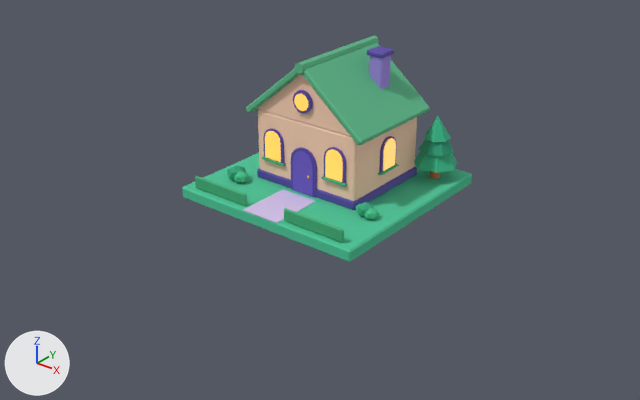
An edit to the glTF model assets/models/buildings/bld_house_peach.glb, drawn before and after from the same camera.
One viewpoint serves both versions: a 50 mm lens placed at (19.2, -24.6, 14.4), pointed at (0.5, -1.2, -0.1). The axes (+X, +Y, +Z) are drawn at lower left. The lights are the same throughout. The first picture is the older version. Vertices at exactly the same position are counted once.

The older version as bpy lines, for what is in view:
```python
me_bld_house_peach_body = bpy.data.meshes.new('bld_house_peach_body')
me_bld_house_peach_body.from_pydata(...)  # 794 vertices, 1432 faces; spans x -4.0..4.0, y -4.0..4.0, z -0.3..5.27
me_bld_house_peach_body.materials.append(mat_grass)  # green #4cc79a
me_bld_house_peach_body.materials.append(mat_sidewalk)  # purple #d2c4ee
me_bld_house_peach_body.materials.append(mat_wall_peach)  # beige #ffd3b6
me_bld_house_peach_body.materials.append(mat_frame)  # blue #5a48a8
me_bld_house_peach_body.materials.append(mat_roof_green)  # green #5dba8b
me_bld_house_peach_body.materials.append(mat_roof_purple)  # blue #6e5ac8
me_bld_house_peach_body.materials.append(mat_gold)  # yellow #ffc53a
me_bld_house_peach_body.materials.append(mat_window)  # orange #ffc75a, glowing orange #cb9e46
me_bld_house_peach_body.materials.append(mat_trim_green)  # green #3fae78
me_bld_house_peach_body.materials.append(mat_wall_purple)  # purple #a38be3
me_bld_house_peach_body.materials.append(mat_leaf2)  # green #2fa67c
me_bld_house_peach_body.materials.append(mat_leaf)  # green #45c48e
me_bld_house_peach_body.materials.append(mat_trunk)  # orange #d8784a
me_bld_house_peach_body.materials.append(mat_pine)  # green #35b889
me_bld_house_peach_body.materials.append(mat_pine2)  # green #2a9e78
ob_bld_house_peach = bpy.data.objects.new('bld_house_peach', me_bld_house_peach_body)
ob_bld_house_peach.location = (0.0, 0.0, 0.0)
```
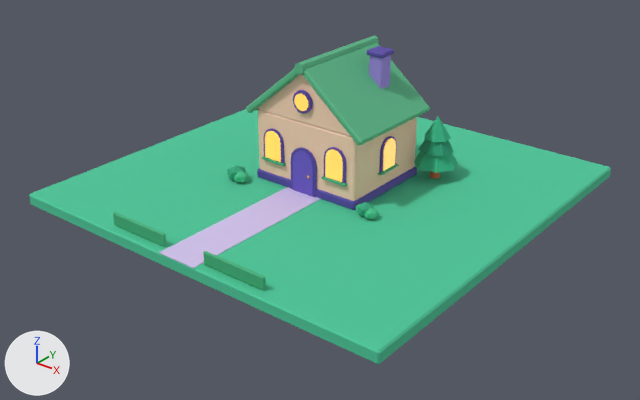
Changed parts and their boxes [x1, y1, x2, y2] in the pictures (640 x 400 px; the box of a moved part takes in the faces that stretch with it):
'bld_house_peach', reshaped (100% wider, 45% taller): before [182, 35, 472, 262]; after [29, 35, 611, 364]
part 1 of me_bld_house_peach_body, moved or reshaped: before [243, 189, 316, 223]; after [159, 187, 321, 268]
part 2 of me_bld_house_peach_body, moved or reshaped: before [195, 176, 247, 206]; after [113, 212, 167, 247]
part 3 of me_bld_house_peach_body, moved or reshaped: before [284, 208, 344, 243]; after [203, 251, 266, 291]
part 4 of me_bld_house_peach_body, moved or reshaped: before [182, 187, 351, 262]; after [29, 194, 381, 364]
part 5 of me_bld_house_peach_body, moved or reshaped: before [184, 153, 472, 261]; after [31, 109, 611, 363]

What the commit changed:
me_bld_house_peach_body is used by ob_bld_house_peach; location (0.0, 0.0, 0.0).
me_bld_house_peach_body had 794 vertices, 1432 faces and spanned x -4.0..4.0, y -4.0..4.0, z -0.3..5.27.
me_bld_house_peach_body now has 794 vertices, 1432 faces and spans x -8.0..8.0, y -8.0..8.0, z -0.3..5.27.
me_bld_house_peach_body part 1: the loose piece of 8 vertices spanning x -0.8..0.8, y -4.0..-1.8, z 0.17..0.2 is scaled about its middle by (1, 2.95, 1), then moved by (0.0, -1.85, 0.0).
me_bld_house_peach_body part 2: the loose piece of 24 vertices spanning x -3.5..-0.9, y -3.76..-3.64, z 0.18..0.68 is moved by (0.0, -3.9, 0.0).
me_bld_house_peach_body part 3: the loose piece of 24 vertices spanning x 0.9..3.5, y -3.76..-3.64, z 0.18..0.68 is moved by (0.0, -3.9, 0.0).
me_bld_house_peach_body part 4: all 6 vertices in x 3.94..4.0, y -4.0..-3.94, z -0.3..0.18 are moved by (4.0, -4.0, 0.0).
me_bld_house_peach_body part 5: all 6 vertices in x 3.94..4.0, y 3.94..4.0, z -0.3..0.18 are moved by (4.0, 4.0, 0.0).
Other edits to the shape of me_bld_house_peach_body do not show in these pictures.
